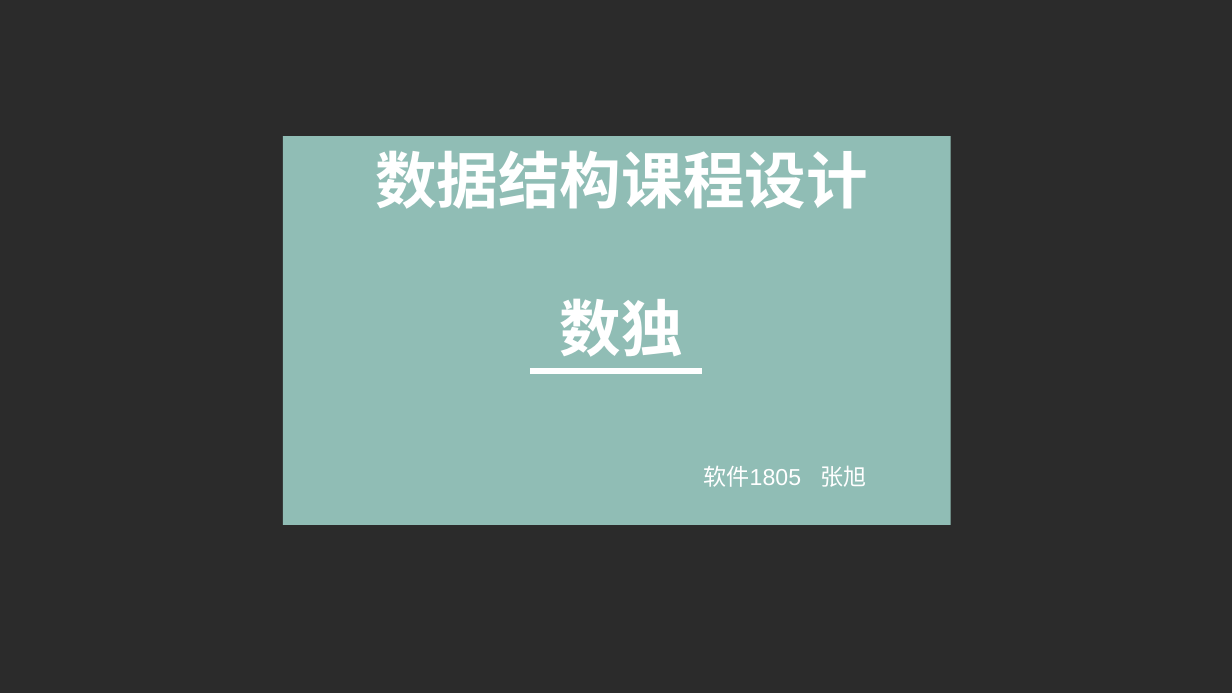
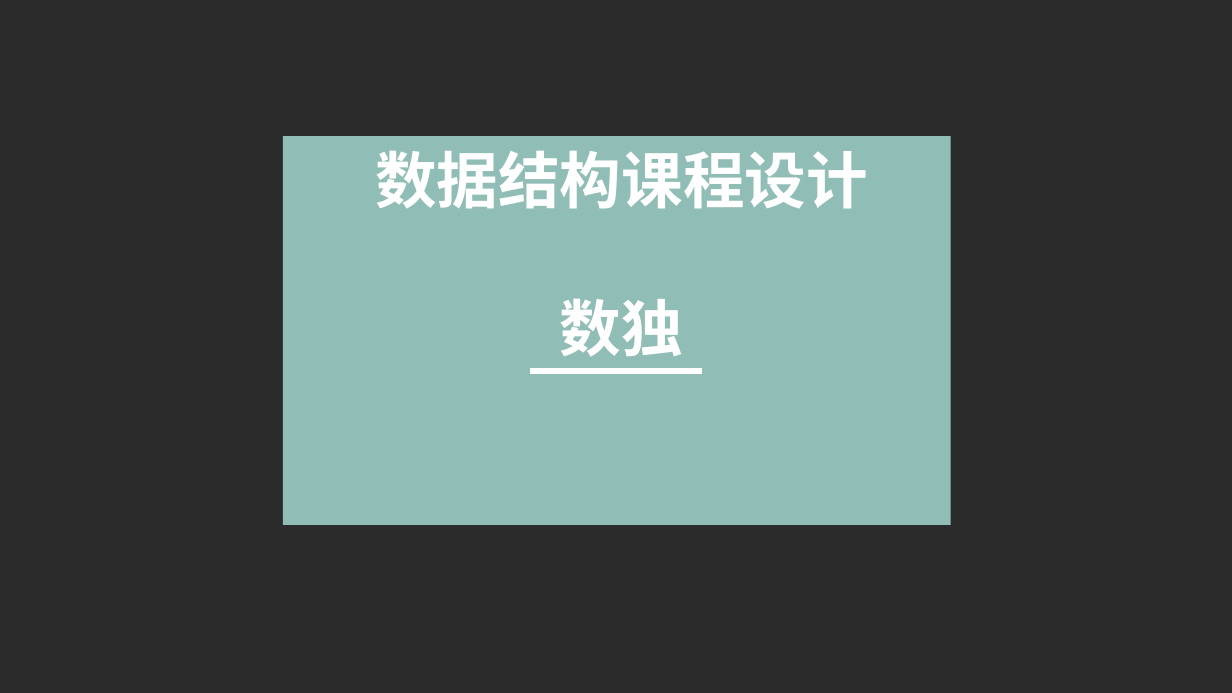
Before and after one commit to luobuyu/Sudoku, a slide deck: slide 1 of 数据结构答辩.pptx. Drawn at 1232x693 pixels with LibreOffice and Linux fonts; fonts in the diff are those of the drawing; background and template pictures are left out; a plain dark background stands for a picture behind light text. Boxes give left, top, right and bottom in pixels: in the first picture for what was removed or moved away, otherwise in the second. Text is boxed around its words. In the diff, an @@ line names an element or a change of style, - is before the commit and + after.

```diff
--- a/数据结构答辩.pptx
+++ b/数据结构答辩.pptx
@@ text removed at bbox=[704, 465, 866, 487] @@
-软件1805 张旭
```
Also in this commit, not shown: 2 other files.
